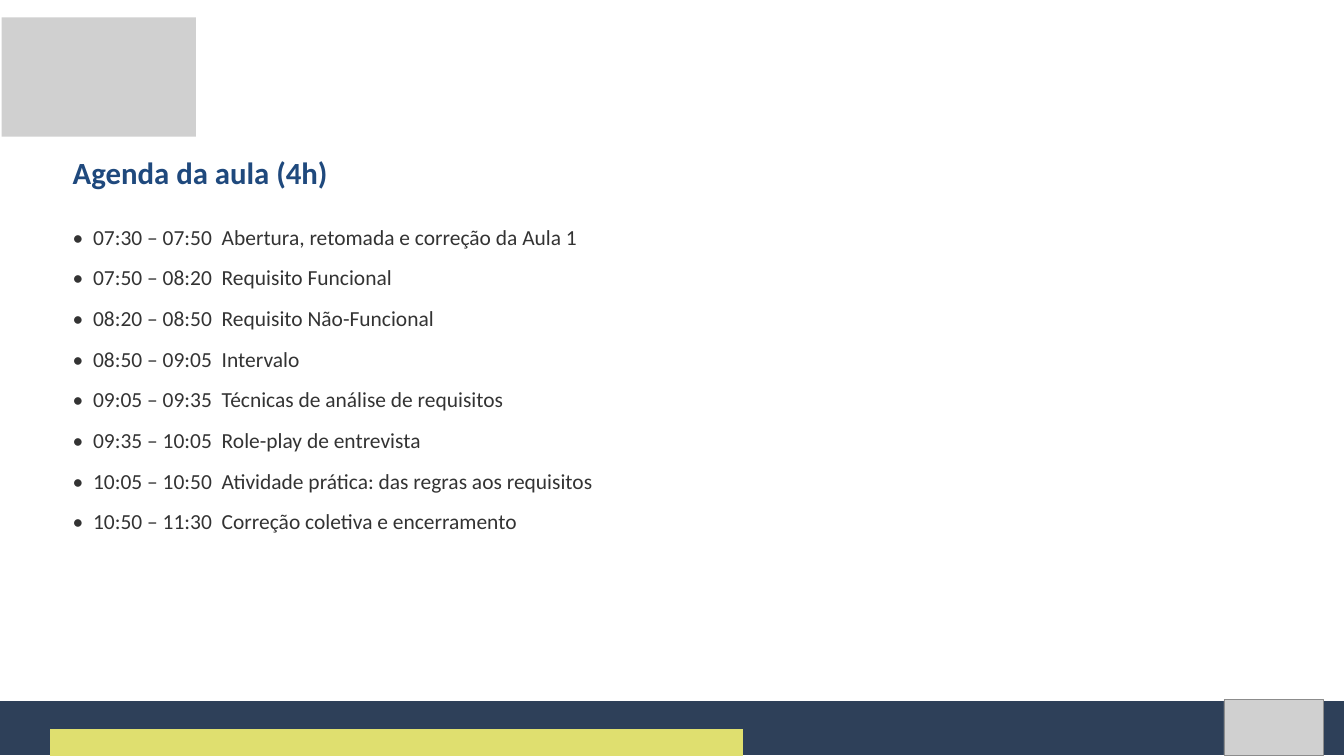
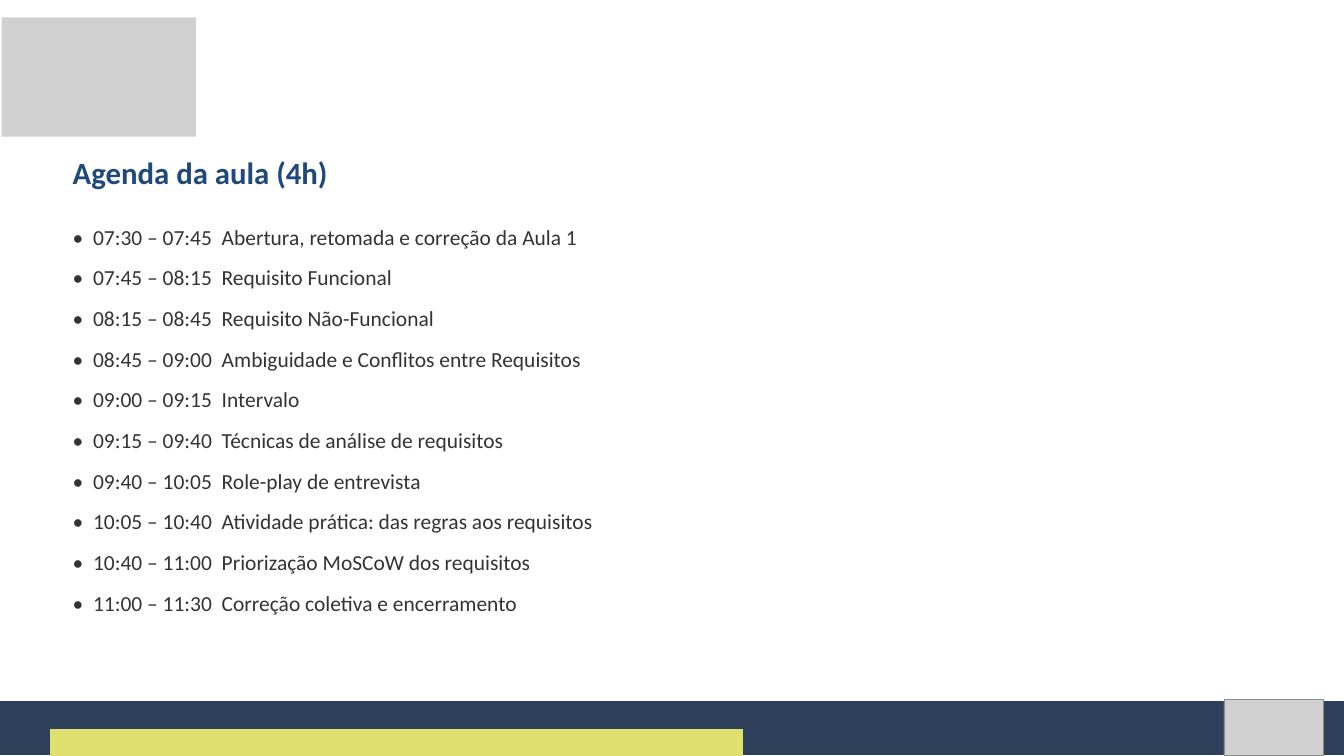
Before and after one commit to Natan20/Curso-Modelagem-De-Sistemas-Material, a slide deck: slide 2 of Aula 02 - 04-09-2026/Aula 2 - Slides.pptx. Drawn at 1344x756 pixels with LibreOffice and Linux fonts; fonts in the diff are those of the drawing; grey boxes stand for pictures. Boxes give left, top, right and bottom in pixels: in the first picture for what was removed or moved away, otherwise in the second. Text is boxed around its words. In the diff, an @@ line names an element or a change of style, - is before the commit and + after.

Commit message:
Atualiza Aulas 1-2 com novos conteudos e restringe repo as Aulas 1-2
Aula 1: slides de correcao coletiva ampliada apos a atividade pratica.
Aula 2: novas secoes de ambiguidade/conflitos de requisitos e priorizacao
MoSCoW na apostila e nos slides, com material de reserva.

Remove do rastreamento as Aulas 3-21 (arquivos continuam no disco) para
adicionar aula a aula conforme forem finalizadas. Restaura o README.md.

```diff
--- a/Aula 02 - 04-09-2026/Aula 2 - Slides.pptx
+++ b/Aula 02 - 04-09-2026/Aula 2 - Slides.pptx
@@ text at [93, 230, 592, 615]: text changed @@
-• 07:30 – 07:50 Abertura, retomada e correção da Aula 1
-• 07:50 – 08:20 Requisito Funcional
-• 08:20 – 08:50 Requisito Não-Funcional
-• 08:50 – 09:05 Intervalo
-• 09:05 – 09:35 Técnicas de análise de requisitos
-• 09:35 – 10:05 Role-play de entrevista
-• 10:05 – 10:50 Atividade prática: das regras aos requisitos
-• 10:50 – 11:30 Correção coletiva e encerramento
+• 07:30 – 07:45 Abertura, retomada e correção da Aula 1
+• 07:45 – 08:15 Requisito Funcional
+• 08:15 – 08:45 Requisito Não-Funcional
+• 08:45 – 09:00 Ambiguidade e Conflitos entre Requisitos
+• 09:00 – 09:15 Intervalo
+• 09:15 – 09:40 Técnicas de análise de requisitos
+• 09:40 – 10:05 Role-play de entrevista
+• 10:05 – 10:40 Atividade prática: das regras aos requisitos
+• 10:40 – 11:00 Priorização MoSCoW dos requisitos
+• 11:00 – 11:30 Correção coletiva e encerramento
```
Also in this commit, not shown: 4 other slides changed, 10 slides added, 59 other files.
